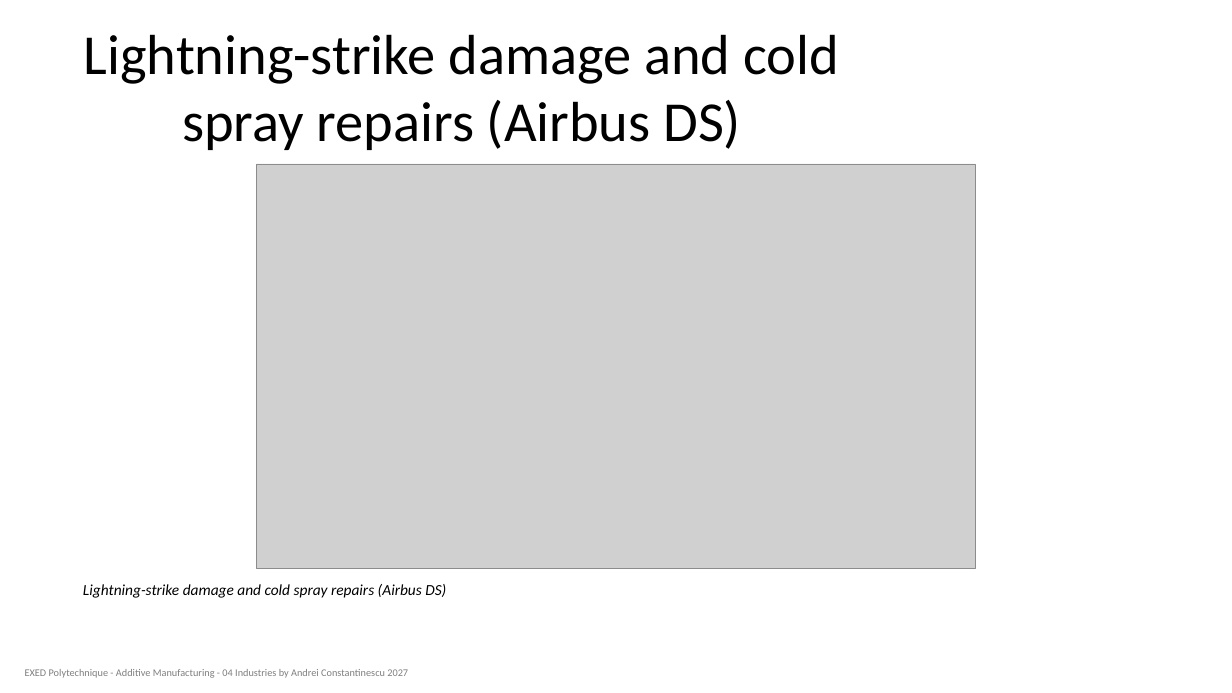
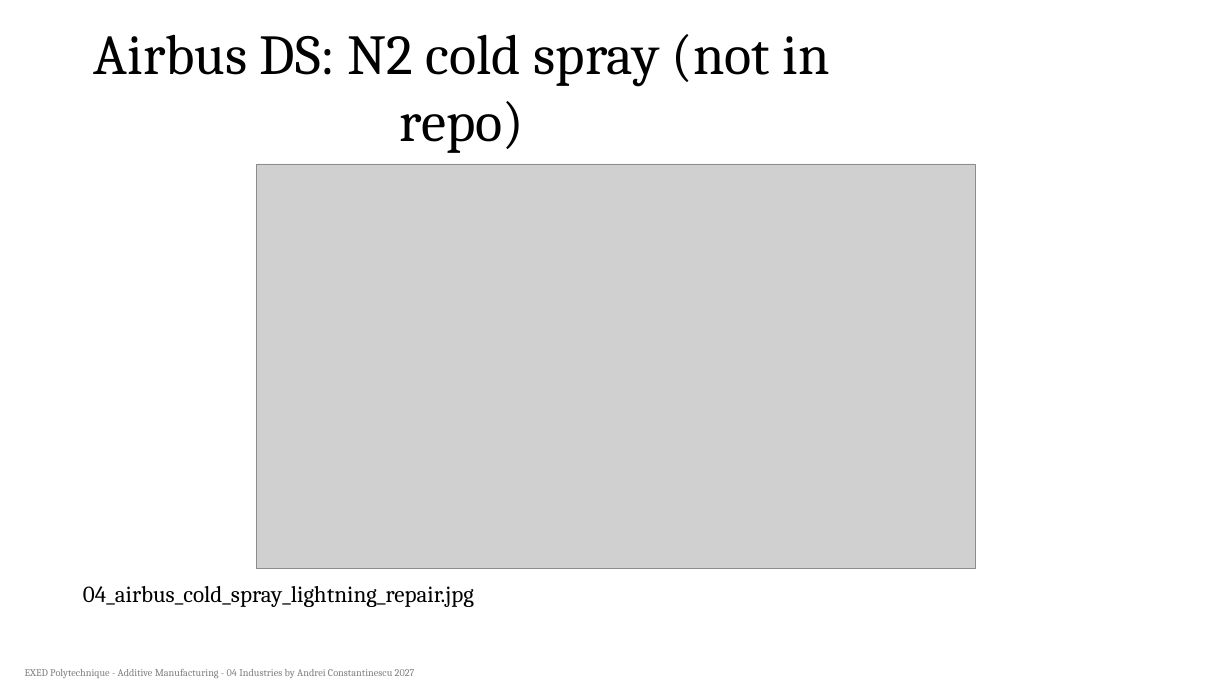
Before and after one commit to aconstant-lms/X-FabAdd, a slide deck: slide 8 of 04_industries/slides/04_am_repair_figures_test.pptx. Drawn at 1232x693 pixels with LibreOffice and Linux fonts; fonts in the diff are those of the drawing; grey boxes stand for pictures. Boxes give left, top, right and bottom in pixels: in the first picture for what was removed or moved away, otherwise in the second. Text is boxed around its words. In the diff, an @@ line names an element or a change of style, - is before the commit and + after.

```diff
--- a/04_industries/slides/04_am_repair_figures_test.pptx
+++ b/04_industries/slides/04_am_repair_figures_test.pptx
@@ title at (x1=94, y1=34, x2=830, y2=153): text changed; font Calibri to Cambria @@
-Lightning-strike damage and cold spray repairs (Airbus DS)
+Airbus DS: N2 cold spray (not in repo)
@@ text at (x1=83, y1=586, x2=474, y2=607): text changed; size 12 to 18 pt; font Calibri to Cambria; italic off @@
-Lightning-strike damage and cold spray repairs (Airbus DS)
+04_airbus_cold_spray_lightning_repair.jpg
@@ text "EXED Polytechnique - Additive Manufacturing ..." at (x1=25, y1=669, x2=415, y2=678): font Calibri to Cambria @@
```
Also in this commit, not shown: 14 other slides changed.
